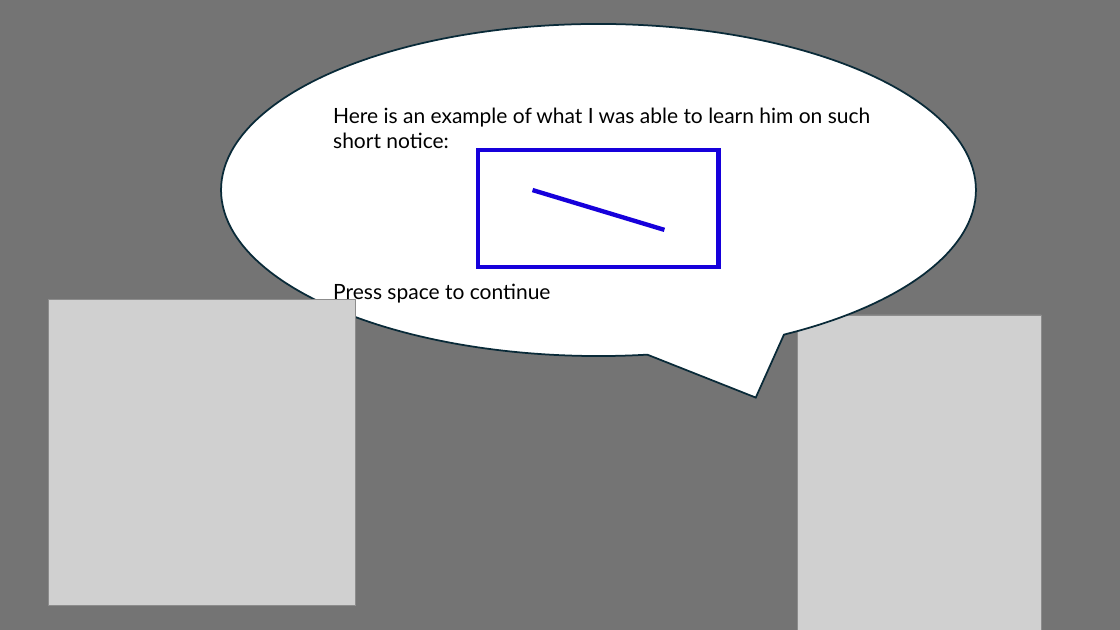
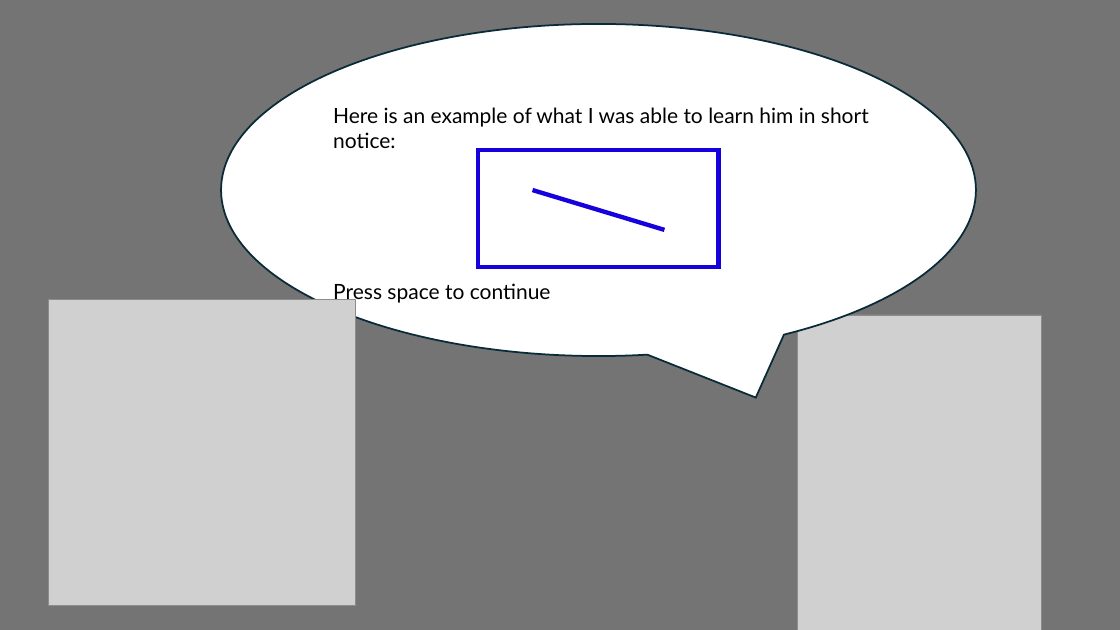
Before and after one commit to Ward-Claeys/PhD, a slide deck: slide 7 of experiment/Instructions.pptx (slide 9 before the commit). Drawn at 1120x630 pixels with LibreOffice and Linux fonts; fonts in the diff are those of the drawing; grey boxes stand for pictures. Boxes give left, top, right and bottom in pixels: in the first picture for what was removed or moved away, otherwise in the second. Text is boxed around its words. In the diff, an @@ line names an element or a change of style, - is before the commit and + after.

```diff
--- a/experiment/Instructions.pptx
+++ b/experiment/Instructions.pptx
@@ text at (333, 107, 869, 148): text changed @@
-Here is an example of what I was able to learn him on such short notice:
+Here is an example of what I was able to learn him in short notice:
```
Also in this commit, not shown: 9 other slides changed, 2 slides removed, 16 other files.
